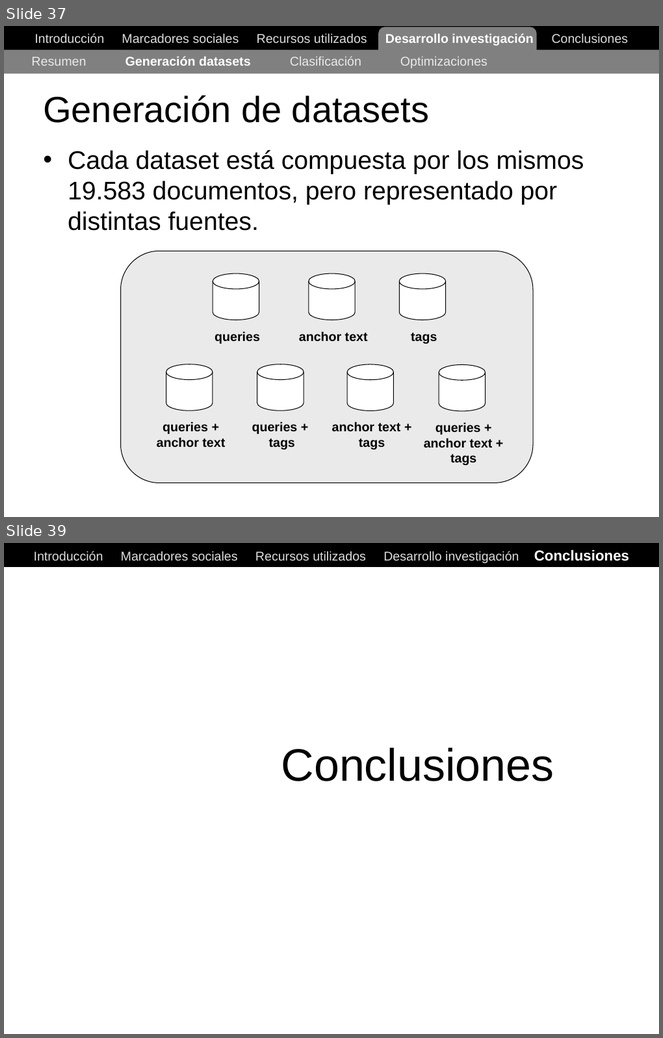
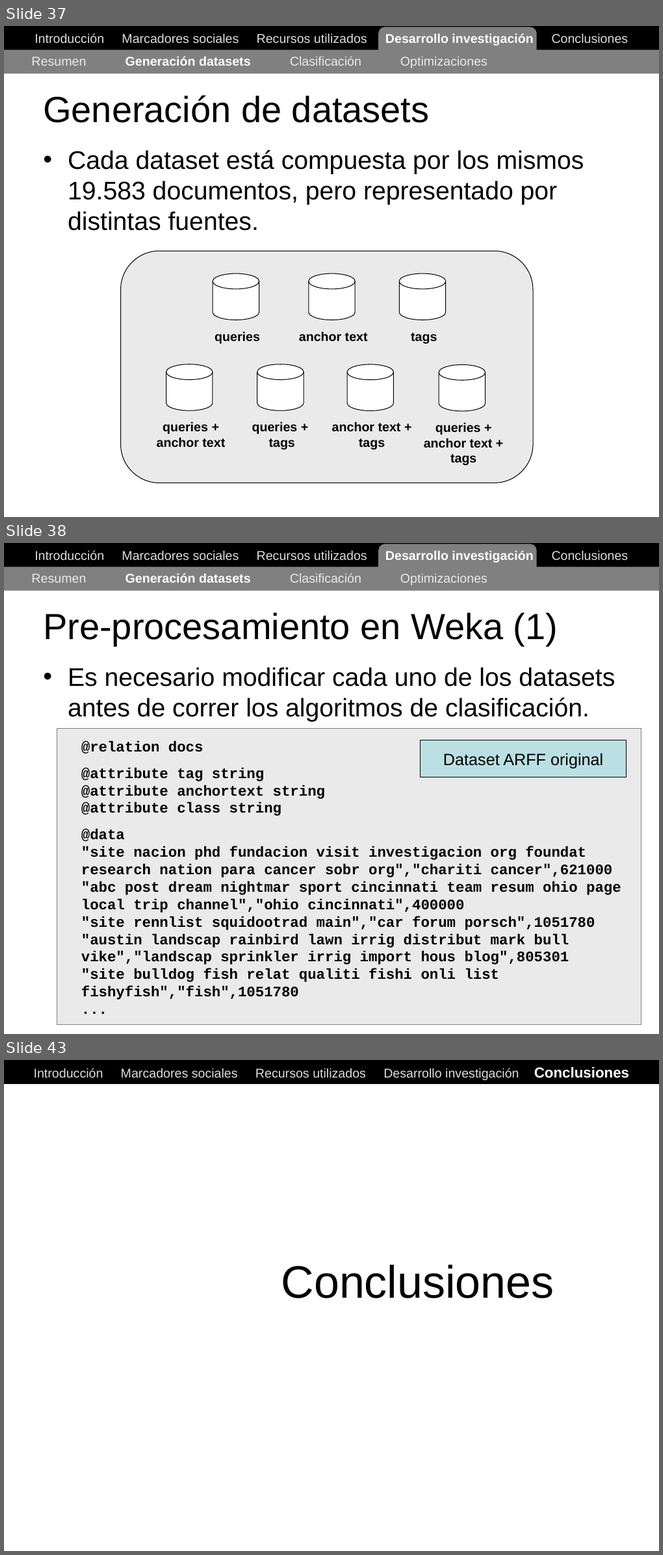
Before and after one commit to ak907kenai/nicotournetesis, a slide deck: docs_trunk/Nicolás Tourné - Presentación Tesis (v1).ppt. Shown one above the other, each under a label of ours: slides 37 and 39 before the commit, slides 37, 38 and 43 after it; the slides between them are not shown. The pictures are 663x1038 and 663x1555 pixels, drawn with LibreOffice and Linux fonts; fonts in the diff are those of the drawing. Boxes give left, top, right and bottom in pixels: in the first picture for what was removed or moved away, otherwise in the second. Text is boxed around its words. In the diff, an @@ line names an element or a change of style, - is before the commit and + after.

```diff
--- a/docs_trunk/Nicolás Tourné - Presentación Tesis (v1).ppt
+++ b/docs_trunk/Nicolás Tourné - Presentación Tesis (v1).ppt
@@ slide 38 added at (4, 543, 659, 1034), background #FFFFFF @@
@@ rectangle added at (4, 543, 659, 566), fill #000000, outline #000000 0.74 pt @@
@@ text added at (35, 550, 629, 563), 14 pt, text #DDDDDD @@
+Introducción Marcadores sociales Recursos utilizados Desarrollo investigación Conclusiones
@@ rounded rectangle added at (379, 544, 537, 582), fill #808080 @@
@@ rectangle added at (4, 566, 659, 590), fill #808080 @@
@@ text added at (31, 573, 488, 585), 14 pt, text #EAEAEA @@
+Resumen Generación datasets Clasificación Optimizaciones
@@ title added at (43, 613, 558, 646), 40 pt, text #000000 @@
+Pre-procesamiento en Weka (1)
@@ text added at (68, 667, 615, 722), 28 pt, text #000000 @@
+• Es necesario modificar cada uno de los datasets antes de correr los algoritmos de clasificación.
@@ rectangle added at (57, 729, 641, 1025), fill #EAEAEA, outline #808080 0.74 pt @@
@@ text added at (81, 741, 622, 1000), 16 pt, text #000000, bold @@
+@relation docs
+@attribute tag string
+@attribute anchortext string
+@attribute class string
+@data
+"site nacion phd fundacion visit investigacion org foundat research nation para cancer sobr org","chariti cancer",621000
+"abc post dream nightmar sport cincinnati team resum ohio page local trip channel","ohio cincinnati",400000
+"site rennlist squidootrad main","car forum porsch",1051780
+"austin landscap rainbird lawn irrig distribut mark bull vike","landscap sprinkler irrig import hous blog",805301
+"site bulldog fish relat qualiti fishi onli list fishyfish","fish",1051780
+...
@@ rectangle added at (420, 740, 627, 778), fill #BBE0E3, outline #000000 0.74 pt, 18 pt, text #000000 @@
+Dataset ARFF original
@@ what was slide 39 is now slide 43 @@
```
Also in this commit, not shown: 1 slide changed, 3 other slides added.
